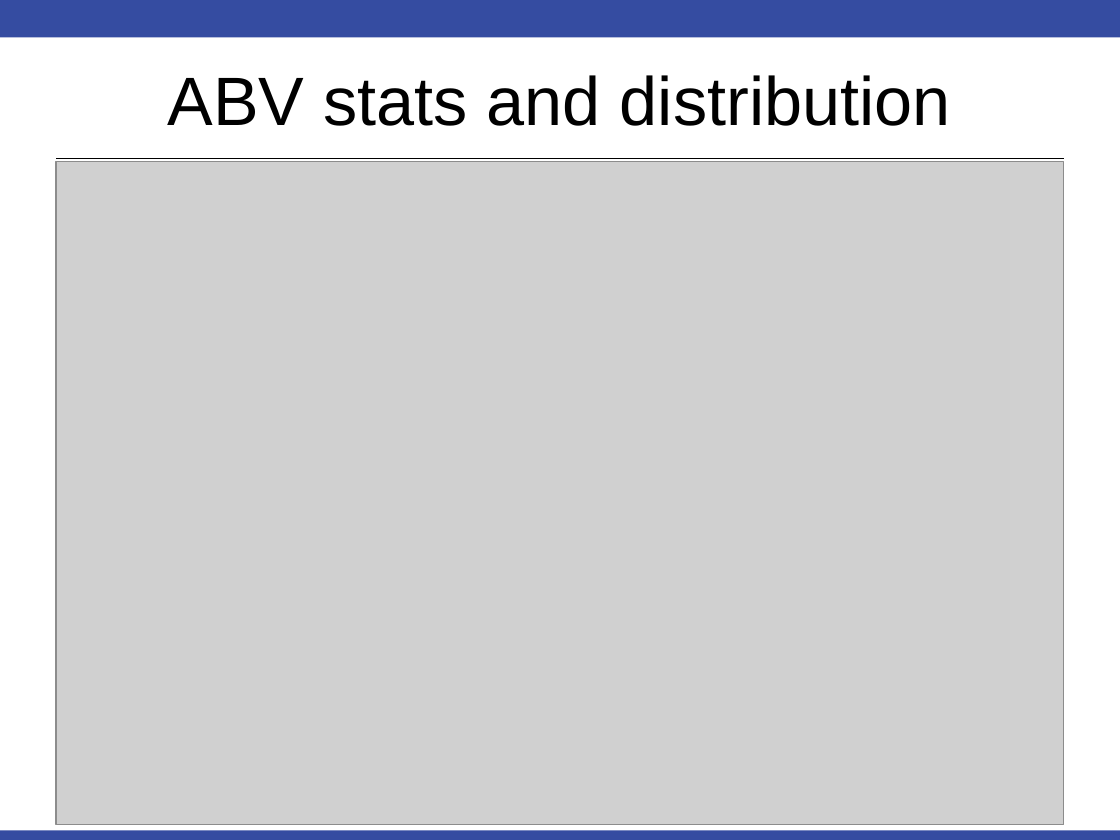
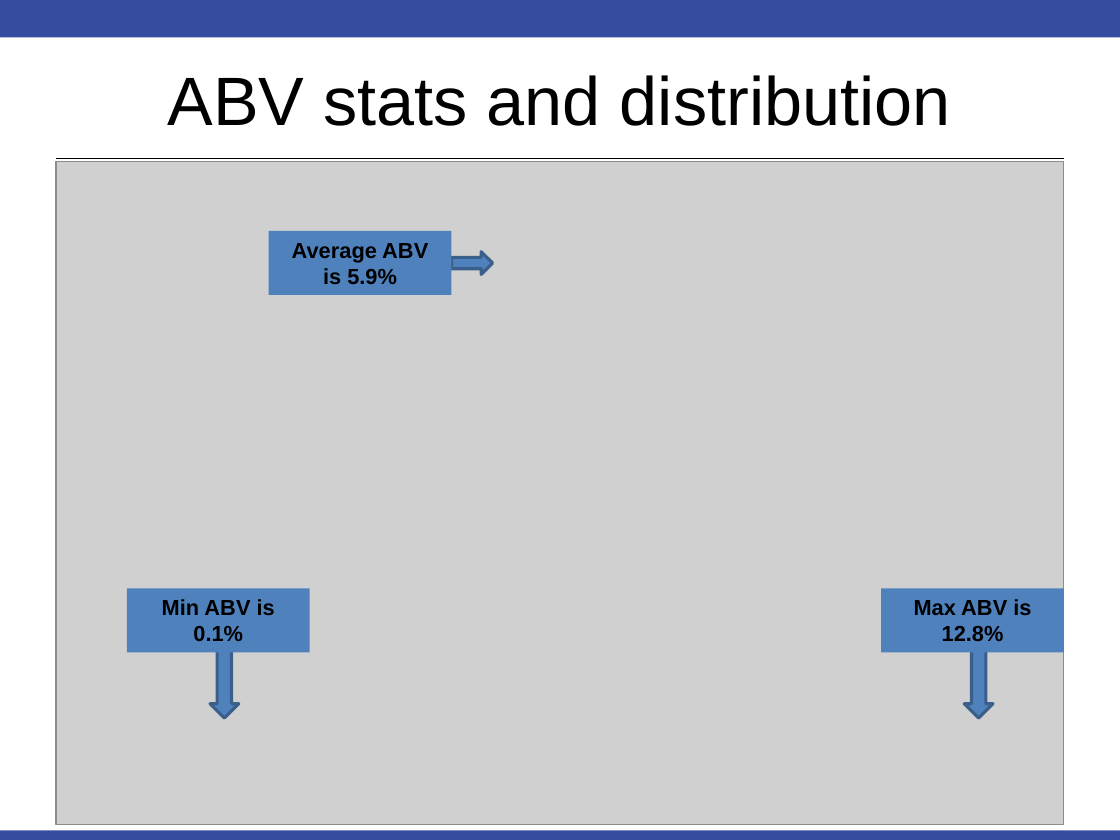
Before and after one commit to mbhedge/Unit_8_Preso, a slide deck: slide 8 of Unit 9 Case Study_Nelson_Hedge.pptx. Drawn at 1120x840 pixels with LibreOffice and Linux fonts; fonts in the diff are those of the drawing; grey boxes stand for pictures. Boxes give left, top, right and bottom in pixels: in the first picture for what was removed or moved away, otherwise in the second. Text is boxed around its words. In the diff, an @@ line names an element or a change of style, - is before the commit and + after.

```diff
--- a/Unit 9 Case Study_Nelson_Hedge.pptx
+++ b/Unit 9 Case Study_Nelson_Hedge.pptx
@@ rectangle added at (269,231,451,295), fill #4F81BD, 14 pt, text #000000, bold @@
+Average ABV is 5.9%
@@ right arrow added at (451,252,493,274), fill #4F81BD, outline #3A5F8C 2 pt @@
@@ rectangle added at (127,588,309,652), fill #4F81BD, 14 pt, text #000000, bold @@
+Min ABV is 0.1%
@@ rectangle added at (881,588,1064,652), fill #4F81BD, 14 pt, text #000000, bold @@
+Max ABV is 12.8%
@@ down arrow added at (211,638,240,718), fill #4F81BD, outline #3A5F8C 2 pt @@
@@ down arrow added at (964,638,993,718), fill #4F81BD, outline #3A5F8C 2 pt @@
```
Also in this commit, not shown: 3 other slides changed.
